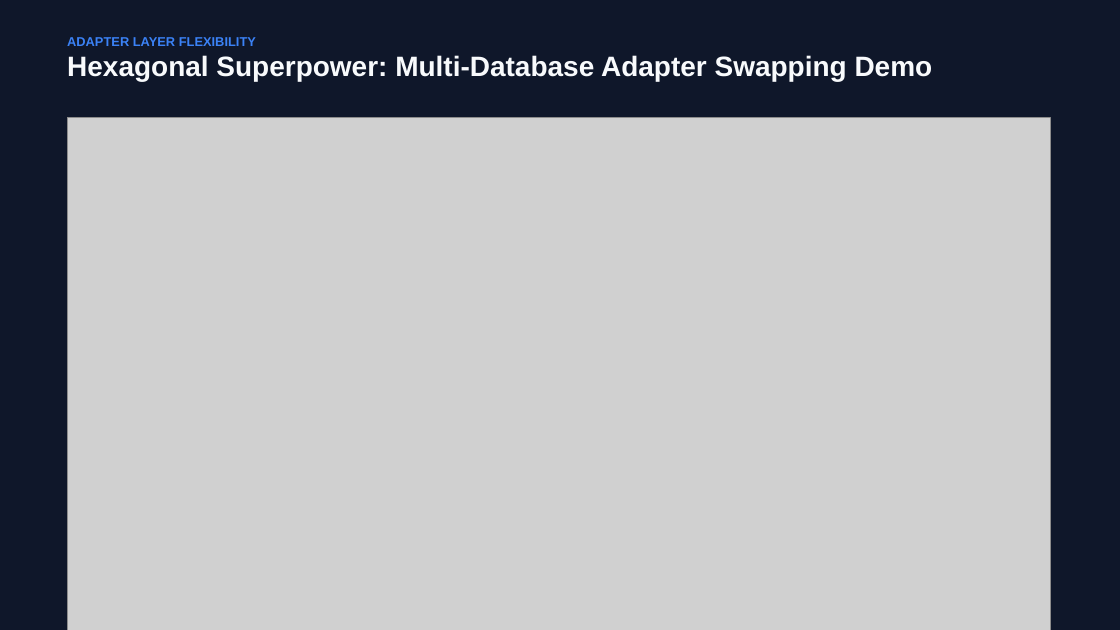
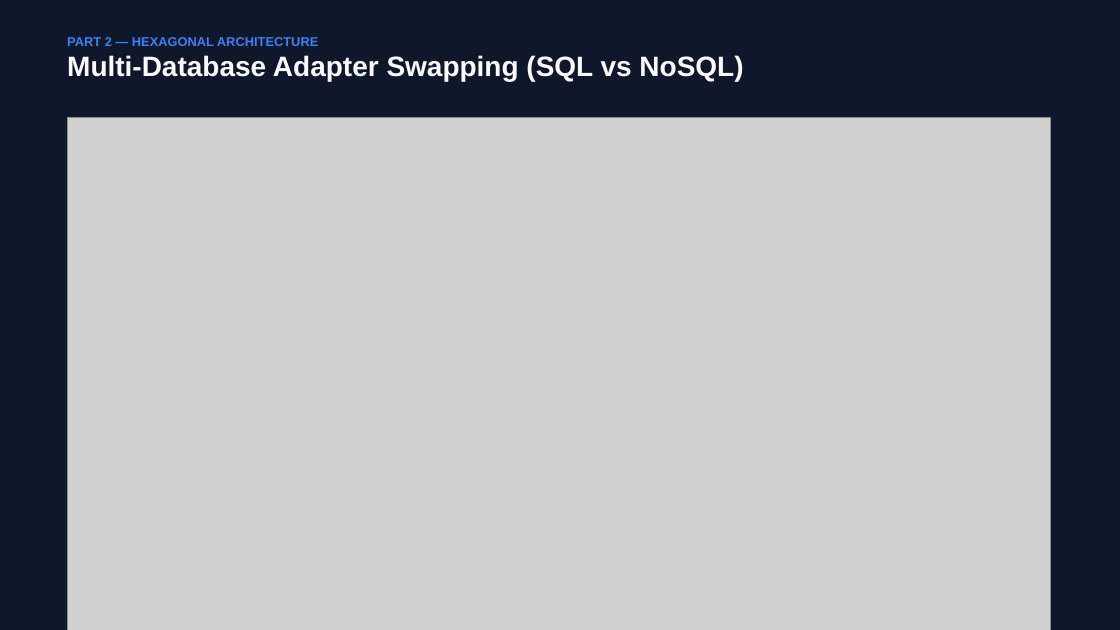
Before and after one commit to hykuBipin/DDD_HEXAGONAL_ARCHUNIT_NEW, a slide deck: slide 10 of Satellite_Architecture_DDD_Hexagonal_ArchUnit.pptx (slide 6 before the commit). Drawn at 1120x630 pixels with LibreOffice and Linux fonts; fonts in the diff are those of the drawing; grey boxes stand for pictures. Boxes give left, top, right and bottom in pixels: in the first picture for what was removed or moved away, otherwise in the second. Text is boxed around its words. In the diff, an @@ line names an element or a change of style, - is before the commit and + after.

Commit message:
docs: add 14-slide presentation deck and comprehensive What/Why/Components/Implementation/Challenges breakdown for DDD, Hexagonal, and ArchUnit

```diff
--- a/Satellite_Architecture_DDD_Hexagonal_ArchUnit.pptx
+++ b/Satellite_Architecture_DDD_Hexagonal_ArchUnit.pptx
@@ text at (x1=67, y1=37, x2=743, y2=82): text changed @@
-ADAPTER LAYER FLEXIBILITY
-Hexagonal Superpower: Multi-Database Adapter Swapping Demo
+PART 2 — HEXAGONAL ARCHITECTURE
+Multi-Database Adapter Swapping (SQL vs NoSQL)
```
Also in this commit, not shown: 3 other slides changed, 10 slides added, 3 slides removed, 2 other files.
